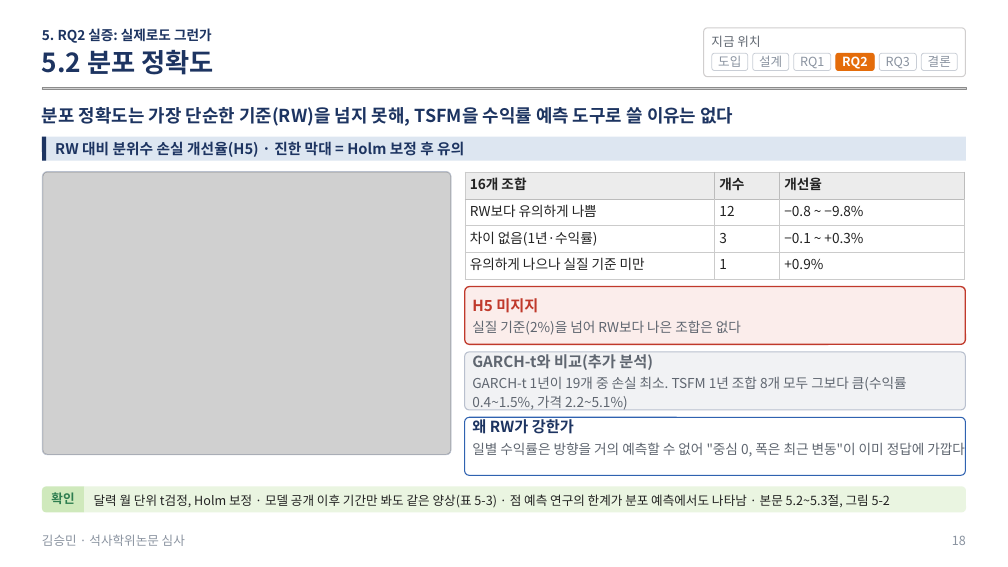
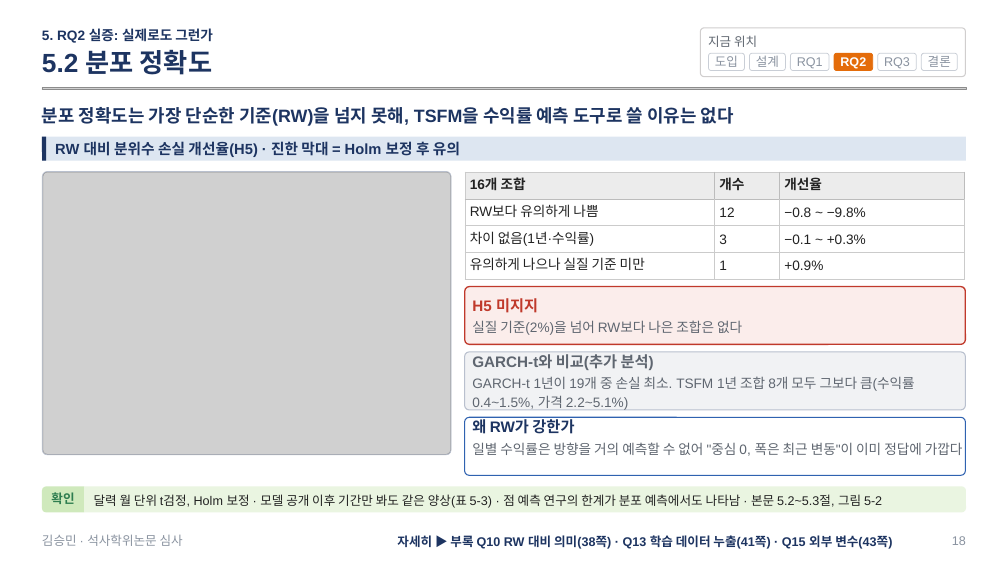
Before and after one commit to sapzzil/Master-thesis, a slide deck: slide 18 of 05_논문작성/석사학위논문 심사 발표.pptx. Drawn at 1008x567 pixels with LibreOffice and Linux fonts; fonts in the diff are those of the drawing; grey boxes stand for pictures. Boxes give left, top, right and bottom in pixels: in the first picture for what was removed or moved away, otherwise in the second. Text is boxed around its words. In the diff, an @@ line names an element or a change of style, - is before the commit and + after.

```diff
--- a/05_논문작성/석사학위논문 심사 발표.pptx
+++ b/05_논문작성/석사학위논문 심사 발표.pptx
@@ rounded rectangle: place and size @@
-rounded rectangle at (704,28,966,77)
+rounded rectangle at (700,28,966,77)
@@ rounded rectangle "도입": place and size @@
-rounded rectangle "도입" at (712,53,749,70)
+rounded rectangle "도입" at (709,53,745,70)
@@ rounded rectangle "설계": place and size @@
-rounded rectangle "설계" at (753,53,789,70)
+rounded rectangle "설계" at (749,53,786,70)
@@ table at (465,172,964,280) @@
@@ font Noto Sans CJK KR to Arial @@
@@ font Noto Sans CJK KR to Arial in 16 elements at (42,107,734,126), (42,137,966,161), (472,320,742,335), (472,354,654,370), (472,376,915,410), (472,442,963,456), (84,486,966,512), (834,53,873,70), (708,35,757,47), (709,53,745,70), (749,53,786,70), (878,53,917,70), (791,53,830,70), (42,49,212,75), (42,28,213,43), (42,534,183,546) @@
@@ text added at (397,535,892,549), 12 pt, text #1D3461, bold @@
+자세히 ▶ 부록 Q10 RW 대비 의미(38쪽) · Q13 학습 데이터 누출(41쪽) · Q15 외부 변수(43쪽)
```
Also in this commit, not shown: 26 other slides changed, 16 slides added, 1 other file.
